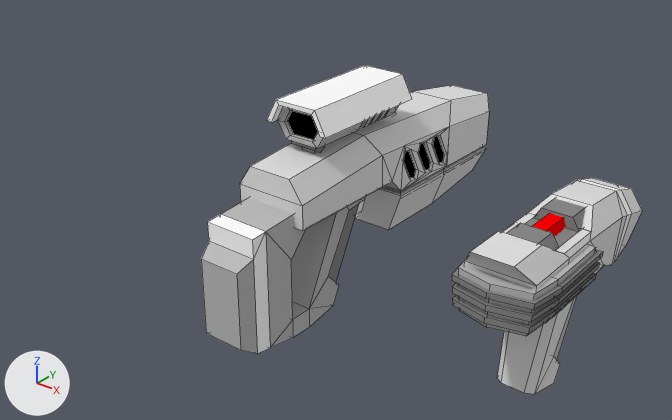
Renders of the Blender file src/resources/weapons.blend from each side of a commit.
The view is the same before and after, from a 50 mm camera at (2.16, -2.54, 1.81) aimed at (-0.05, 0.22, 0.1). Arrows for +X, +Y and +Z are at lower left; the lights stay in place. Mesh edges are drawn as thin lines. The same objects are shown in both versions, whatever each file hides.

Names of what the first picture shows: 'laser pistol', 'laser rifle'.
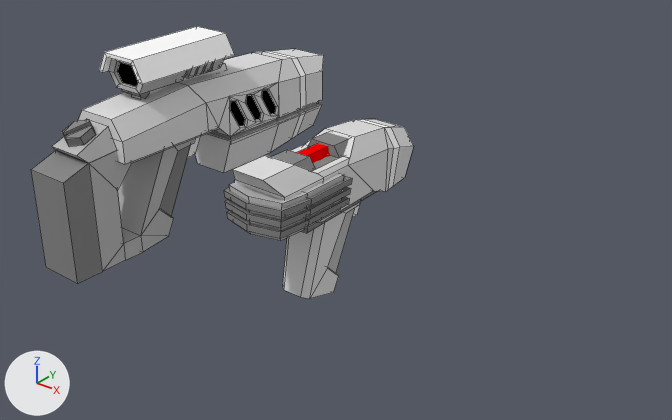
Changed parts and their boxes [x1, y1, x2, y2] in the pictures (672 x 420 px; the box of a moved part takes in the faces that stretch with it):
'laser rifle', recoloured, reshaped, moved, rescaled (11% shorter): before [201, 65, 489, 353]; after [31, 26, 324, 283]
'laser pistol', recoloured, moved: before [452, 178, 642, 394]; after [224, 119, 413, 299]
part 1 of me_cube_001, moved or reshaped: before [328, 204, 359, 282]; after [160, 145, 191, 216]
part 2 of me_cube_001, moved or reshaped: before [356, 196, 366, 214]; after [187, 136, 201, 158]
part 3 of me_cube_001, moved or reshaped: before [278, 107, 363, 149]; after [109, 59, 187, 94]
part 4 of me_cube_001, moved or reshaped: before [267, 65, 412, 138]; after [99, 26, 234, 84]
part 5 of me_cube_001, moved or reshaped: before [369, 113, 381, 124]; after [184, 67, 197, 78]
part 6 of me_cube_001, moved or reshaped: before [377, 111, 387, 121]; after [194, 65, 204, 76]
part 7 of me_cube_001, moved or reshaped: before [360, 117, 373, 127]; after [202, 62, 212, 73]
part 8 of me_cube_001, moved or reshaped: before [384, 105, 399, 118]; after [209, 59, 224, 71]
part 9 of me_cube_001, moved or reshaped: before [382, 147, 482, 194]; after [209, 102, 318, 140]
part 10 of me_cube_001, moved or reshaped: before [292, 141, 325, 153]; after [122, 89, 149, 99]
part 11 of me_cube_001, rebuilt: before [201, 197, 365, 353]; after [31, 129, 217, 283]
part 12 of me_cube_001, rebuilt (17% shorter): before [355, 147, 486, 230]; after [195, 104, 322, 173]
part 13 of me_cube_001, added: after [62, 119, 96, 147]
part 14 of me_cube_001, moved or reshaped: before [240, 85, 489, 231]; after [52, 49, 324, 164]

The change, as a list of edits to the scene's bpy script:
```text
Change mat_blank:
    mat_blank.base_color: (1.0, 0.0, 0.0) -> (1.0, 1.0, 1.0)  # red #ff0000 -> white #ffffff
Add mat_red:
    mat_red = diffuse_material('red')
    mat_red.base_color = (1.0, 0.0, 0.0)  # red #ff0000
Change me_cube_001:
    used by ob_laser_rifle; location = (0.0, 0.0, 0.0); scale = (1.1, 1.1, 1.1)
    remove me_cube_001.from_pydata(...)  # 366 vertices, 304 faces; spans x -0.14..0.14, y -0.47..1.07, z -0.21..0.6
    add me_cube_001.from_pydata(...)  # 408 vertices, 342 faces; spans x -0.16..0.16, y -0.52..1.18, z -0.23..0.66
    me_cube_001 part 1: the loose piece of 8 vertices spanning x -0.07..0.07, y -0.02..0.21, z -0.13..0.17 is scaled about the mesh origin by 1.1
    me_cube_001 part 2: the loose piece of 8 vertices spanning x -0.05..0.05, y 0.15..0.31, z 0.09..0.21 is moved by (0.0, 0.02, 0.02), in mat_blank (white #ffffff)
    me_cube_001 part 3: the loose piece of 24 vertices spanning x -0.1..0.11, y -0.05..0.18, z 0.46..0.59 is scaled about the mesh origin by 1.1
    me_cube_001 part 4: the loose piece of 16 vertices spanning x -0.13..0.14, y -0.08..0.42, z 0.52..0.6 is scaled about the mesh origin by 1.1, in mat_blank (white #ffffff)
    me_cube_001 part 5: the loose piece of 12 vertices spanning x -0.1..0.11, y 0.25..0.28, z 0.46..0.59 is moved by (0.0, -0.02, 0.05)
    me_cube_001 part 6: the loose piece of 12 vertices spanning x -0.1..0.11, y 0.29..0.32, z 0.46..0.59 is moved by (0.0, -0.02, 0.05)
    me_cube_001 part 7: the loose piece of 12 vertices spanning x -0.1..0.11, y 0.21..0.24, z 0.46..0.59 is moved by (0.0, 0.12, 0.05)
    me_cube_001 part 8: the loose piece of 24 vertices spanning x -0.1..0.11, y 0.34..0.39, z 0.46..0.59 is moved by (0.0, 0.04, 0.05)
    me_cube_001 part 9: the loose piece of 12 vertices spanning x -0.13..0.13, y 0.38..0.98, z 0.12..0.16 is scaled about the mesh origin by 1.1
    me_cube_001 part 10: the loose piece of 12 vertices spanning x -0.05..0.05, y -0.03..0.01, z 0.42..0.48 is moved by (0.0, 0.0, 0.04)
    me_cube_001 part 11: the loose piece of 46 vertices spanning x -0.1..0.1, y -0.47..0.34, z -0.21..0.28 is rebuilt with 40 vertices and now spans x -0.11..0.11, y -0.52..0.38, z -0.23..0.31
    me_cube_001 part 12: the loose piece of 12 vertices spanning x -0.14..0.14, y 0.37..1.0, z -0.02..0.14 is rebuilt with 20 vertices and now spans x -0.16..0.16, y 0.41..1.1, z -0.03..0.15
    me_cube_001 part 13: a new loose piece of 20 vertices spanning x -0.06..0.06, y -0.4..-0.26, z 0.34..0.43, in mat_gray25 (grey #898989)
    me_cube_001 part 14: 104 vertices removed from x -0.14..0.14, y -0.21..1.07, z 0.16..0.45; 124 vertices added at x -0.16..0.16, y -0.42..1.18, z 0.18..0.49
    remove me_cube_001.materials.append(mat_white)  # white #ffffff
    add me_cube_001.materials.append(mat_red)  # red #ff0000
Change ob_laser_rifle:
    ob_laser_rifle.scale: (1.1, 1.1, 1.1) -> (1.0, 1.0, 1.0)
    ob_laser_rifle.location: (0.0, 0.0, 0.0) -> (-1.0, 0.0, 0.0)
Change ob_laser_pistol:
    ob_laser_pistol.location: (1.0, 0.0, 0.0) -> (0.0, 0.0, 0.0)
```
